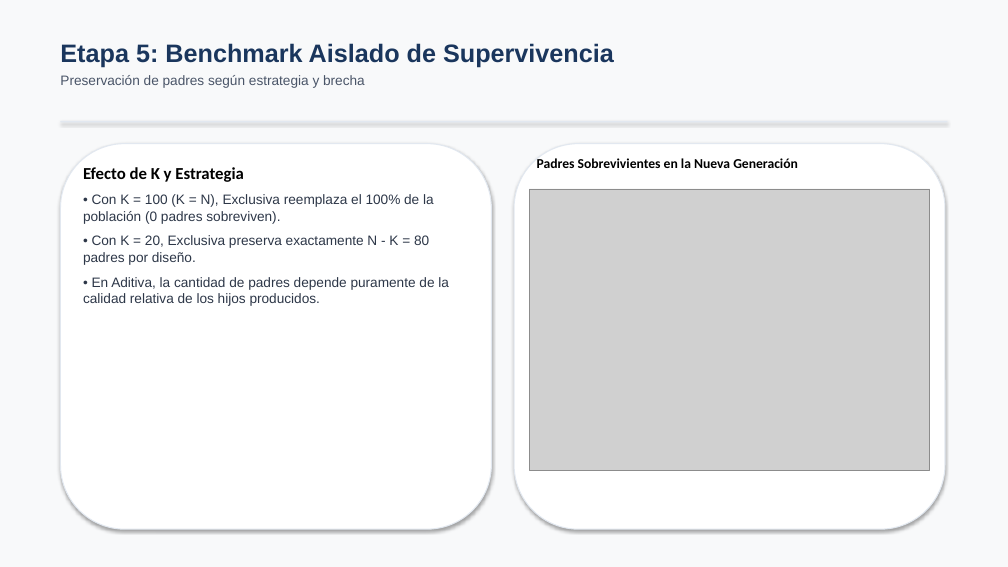
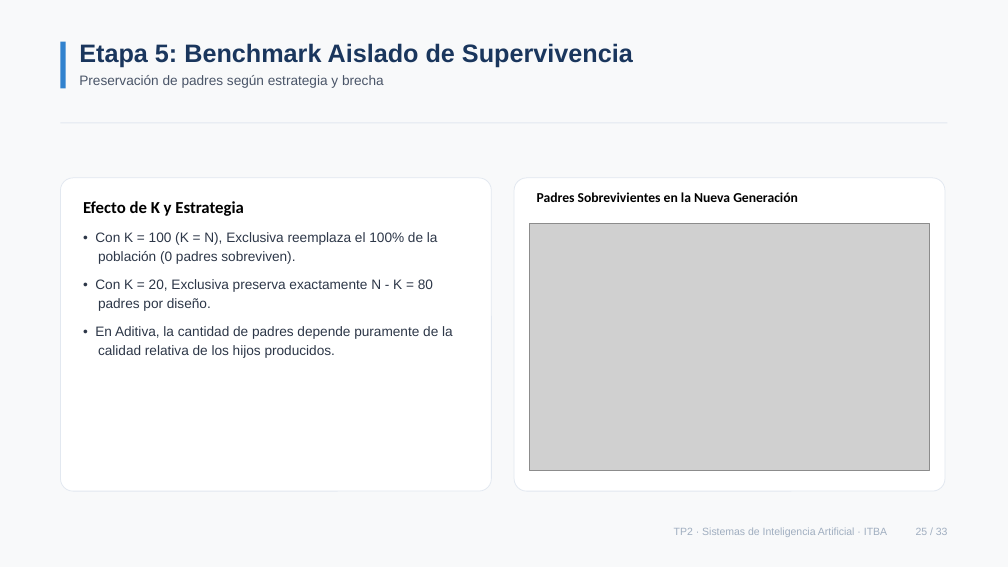
Before and after one commit to cgarros33/sia-tp2, a slide deck: slide 25 of docs/presentacion/presentacion_tp2.pptx. Drawn at 1008x567 pixels with LibreOffice and Linux fonts; fonts in the diff are those of the drawing; grey boxes stand for pictures. Boxes give left, top, right and bottom in pixels: in the first picture for what was removed or moved away, otherwise in the second. Text is boxed around its words. In the diff, an @@ line names an element or a change of style, - is before the commit and + after.

```diff
--- a/docs/presentacion/presentacion_tp2.pptx
+++ b/docs/presentacion/presentacion_tp2.pptx
@@ rectangle at [0, 0, 1008, 567]: shadow off @@
@@ rectangle added at [60, 42, 66, 88], fill #3182CE @@
@@ text "Etapa 5: Benchmark Aislado de ...": place and size @@
-text "Etapa 5: Benchmark Aislado de ..." at [60, 43, 614, 88]
+text "Etapa 5: Benchmark Aislado de ..." at [79, 43, 633, 88]
@@ rectangle at [60, 123, 948, 123]: shadow off @@
@@ rounded rectangle: place and size @@
-rounded rectangle at [60, 144, 492, 529]
+rounded rectangle at [60, 178, 492, 491]
@@ rounded rectangle at [60, 178, 492, 491]: outline #E2E8F0 1 pt to #E2E8F0 0.75 pt; shadow off; proportions changed @@
@@ rounded rectangle at [514, 178, 945, 491]: outline #E2E8F0 1 pt to #E2E8F0 0.75 pt; shadow off; proportions changed @@
@@ rounded rectangle: place and size @@
-rounded rectangle at [514, 144, 945, 529]
+rounded rectangle at [514, 178, 945, 491]
@@ text "Efecto de K y Estrategia": place and size @@
-text "Efecto de K y Estrategia" at [83, 167, 449, 306]
+text "Efecto de K y Estrategia" at [83, 201, 453, 358]
@@ text "Padres Sobrevivientes en la Nueva ...": place and size @@
-text "Padres Sobrevivientes en la Nueva ..." at [537, 158, 798, 168]
+text "Padres Sobrevivientes en la Nueva ..." at [537, 192, 798, 202]
@@ text at [95, 232, 453, 358]: indent changed; line spacing 1 to 1.15; more space between paragraphs @@
@@ picture: place and size @@
-picture at [529, 189, 930, 470]
+picture at [529, 223, 930, 470]
@@ text added at [674, 527, 948, 537], 10 pt, text #A0AEC0 @@
+TP2 · Sistemas de Inteligencia Artificial · ITBA 25 / 33
```
Also in this commit, not shown: 32 other slides changed, 1 other file.
